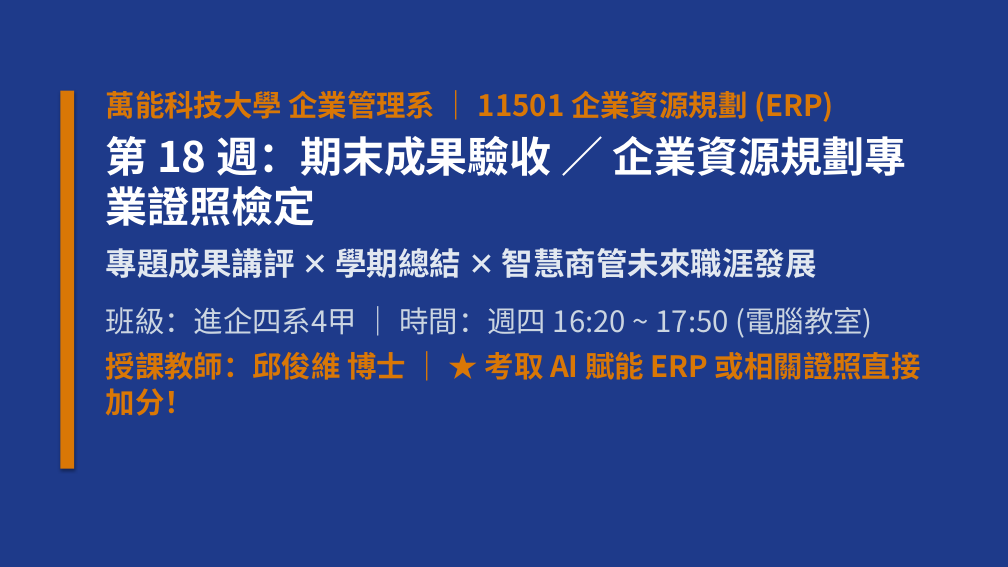
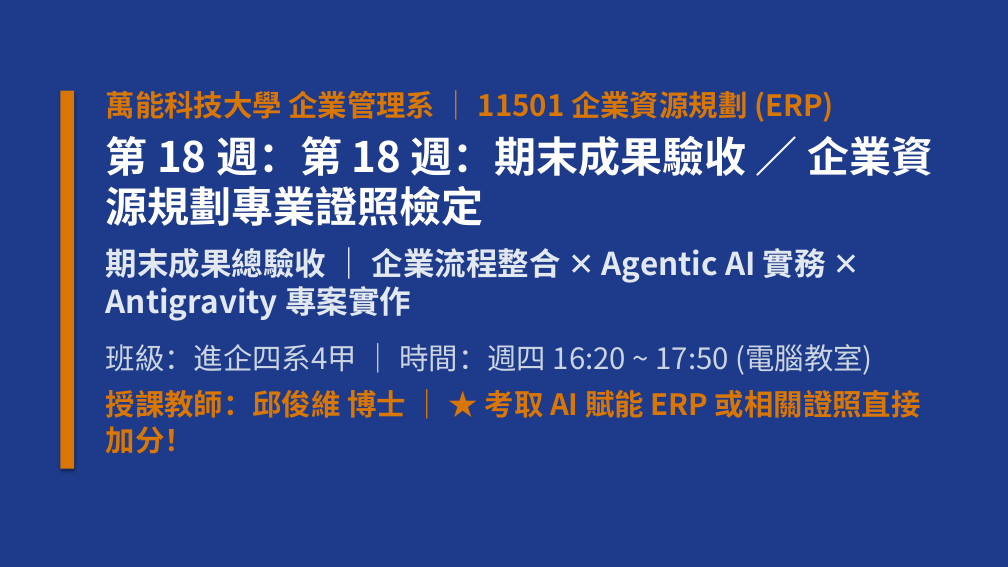
Before and after one commit to h12s12bs/vnu-enterprise-resource-planning, a slide deck: slide 1 of 01_每週教學簡報_PPT/ERP_第18週_期末成果驗收_／_企業資源規劃專業證照檢定.pptx. Drawn at 1008x567 pixels with LibreOffice and Linux fonts; fonts in the diff are those of the drawing. Boxes give left, top, right and bottom in pixels: in the first picture for what was removed or moved away, otherwise in the second. Text is boxed around its words. In the diff, an @@ line names an element or a change of style, - is before the commit and + after.

Commit message:
feat(slides): 全面擴充 18 週簡報至每週 50+ 頁(共 943 頁)，第一週深化 GitHub 與 Antigravity 安裝註冊新手圖解實戰

```diff
--- a/01_每週教學簡報_PPT/ERP_第18週_期末成果驗收_／_企業資源規劃專業證照檢定.pptx
+++ b/01_每週教學簡報_PPT/ERP_第18週_期末成果驗收_／_企業資源規劃專業證照檢定.pptx
@@ text at <box>106,136,933,321</box>: text changed; size 40 to 30 pt; text colour #FFFFFF to #E2E8F0 @@
-第 18 週：期末成果驗收 ／ 企業資源規劃專業證照檢定
-專題成果講評 ✕ 學期總結 ✕ 智慧商管未來職涯發展
+第 18 週：第 18 週：期末成果驗收 ／ 企業資源規劃專業證照檢定
+期末成果總驗收 ｜ 企業流程整合 ✕ Agentic AI 實務 ✕ Antigravity 專案實作
```
Also in this commit, not shown: 4 other slides changed, 47 slides added, 22 other files.
